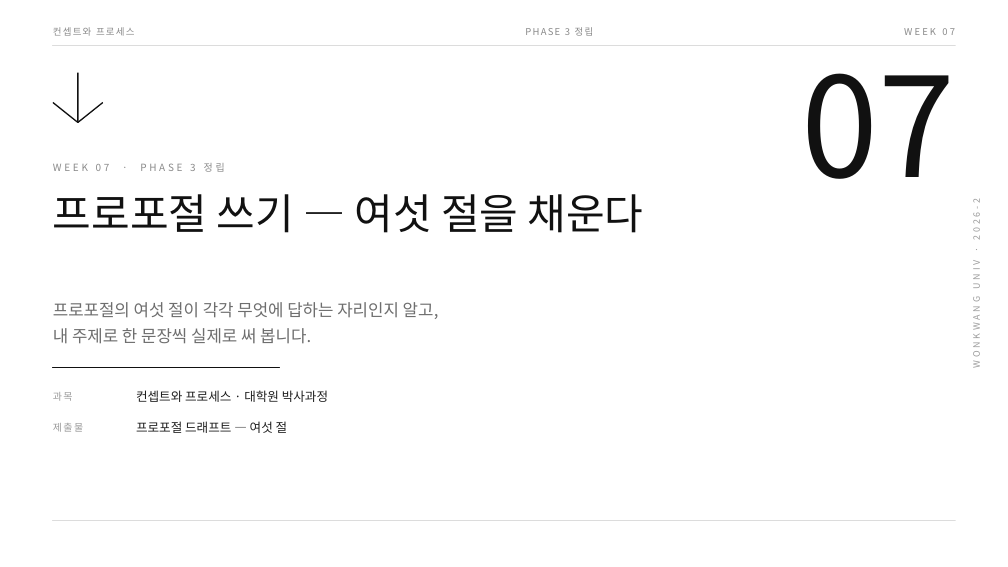
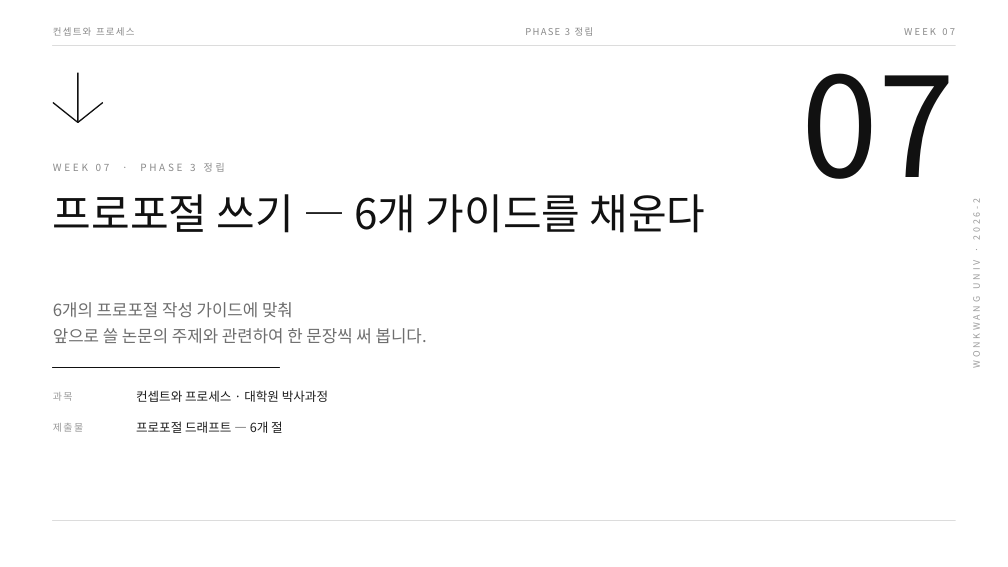
Before and after one commit to design-eng/MIN.D, a slide deck: slide 1 of dist/weeks-대학원/컨셉트와프로세스_07주차_프로포절쓰기.pptx. Drawn at 1008x567 pixels with LibreOffice and Linux fonts; fonts in the diff are those of the drawing. Boxes give left, top, right and bottom in pixels: in the first picture for what was removed or moved away, otherwise in the second. Text is boxed around its words. In the diff, an @@ line names an element or a change of style, - is before the commit and + after.

```diff
--- a/dist/weeks-대학원/컨셉트와프로세스_07주차_프로포절쓰기.pptx
+++ b/dist/weeks-대학원/컨셉트와프로세스_07주차_프로포절쓰기.pptx
@@ text at <box>53,194,706,233</box>: text changed @@
-프로포절 쓰기 — 여섯 절을 채운다
+프로포절 쓰기 — 6개 가이드를 채운다
@@ text at <box>53,302,427,344</box>: text changed @@
-프로포절의 여섯 절이 각각 무엇에 답하는 자리인지 알고,
-내 주제로 한 문장씩 실제로 써 봅니다.
+6개의 프로포절 작성 가이드에 맞춰
+앞으로 쓸 논문의 주제와 관련하여 한 문장씩 써 봅니다.
@@ text at <box>136,421,283,433</box>: text changed @@
-프로포절 드래프트 — 여섯 절
+프로포절 드래프트 — 6개 절
```
Also in this commit, not shown: 13 other slides changed, 7 other files.
